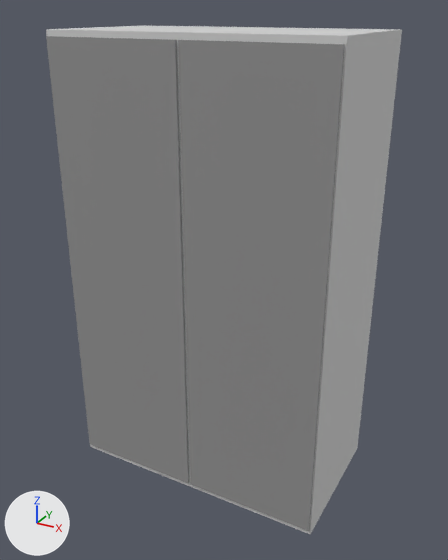
An edit to the glTF model homely/assets/models/eteks-wardrobe.glb, drawn before and after from the same camera.
The view is the same before and after, from a 50 mm camera at (103.2, -187.3, 171.5) aimed at (1.1, -1.7, 78.6). The lights are fixed; the arrows at lower left show +X, +Y and +Z. The first picture is the older version. Where no turn or scale is listed for an object, it has been applied to the vertices. Vertices at exactly the same position are counted once.
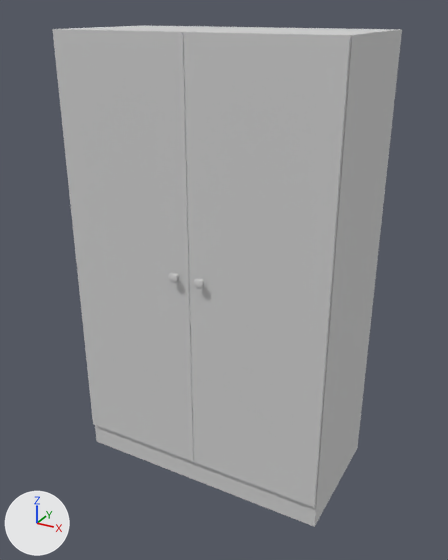
ob_node_0 is not drawn itself; it is the parent of ob_mesh_0.

Diff of the bpy script that builds the scene:
```diff
--- a/homely/assets/models/eteks-wardrobe.glb.py
+++ b/homely/assets/models/eteks-wardrobe.glb.py
@@ me_mesh_0 @@
 # used by ob_mesh_0; parent = ob_node_0; location = (0.0, 0.0, 82.5)
-me_mesh_0.from_pydata(...)  # 8 vertices, 12 faces; spans x -50.0..50.0, y -27.0..27.0, z -82.0..82.0
+me_mesh_0.from_pydata(...)  # 16 vertices, 28 faces; spans x 0.0, y 0.0, z -1.0..1.0
+# me_mesh_0 part 1
+# 16 vertices are added at x 0.0, y 0.0, z -1.0..1.0
+# 28 new faces join them
+# other edits to the shape of me_mesh_0 do not show in these pictures
 me_mesh_0.materials.append(mat_material_0)
@@ me_mesh_5 @@
+me_mesh_5.from_pydata([(50.0, -26.0, 66.0), (50.0, -25.0, 66.0), (0.0, -25.0, 66.0), (0.0, -26.0, 66.0), (50.0, -25.0, -89.0), (50.0, -26.0, -89.0), (0.0, -26.0, -89.0), (0.0, -25.0, -89.0)], [], [(0, 1, 2), (0, 2, 3), (4, 5, 6), (4, 6, 7), (7, 2, 1), (7, 1, 4), (4, 1, 0), (4, 0, 5), (2, 7, 6), (2, 6, 3), (0, 3, 6), (0, 6, 5)])
+me_mesh_5.materials.append(mat_material_0)  # light grey #d3d3d3
@@ me_mesh_4 @@
+me_mesh_4.from_pydata([(0.0, -26.0, 66.0), (0.0, -25.0, 66.0), (-50.0, -25.0, 66.0), (-50.0, -26.0, 66.0), (0.0, -25.0, -89.0), (0.0, -26.0, -89.0), (-50.0, -26.0, -89.0), (-50.0, -25.0, -89.0)], [], [(0, 1, 2), (0, 2, 3), (4, 5, 6), (4, 6, 7), (7, 2, 1), (7, 1, 4), (4, 1, 0), (4, 0, 5), (2, 7, 6), (2, 6, 3), (0, 3, 6), (0, 6, 5)])
+me_mesh_4.materials.append(mat_material_0)  # light grey #d3d3d3
@@ ob_node_0 @@
 ob_node_0 = bpy.data.objects.new('Node_0', None)
-ob_node_0.location = (0.0, 0.0, 0.0)
+ob_node_0.location = (0.0, 2.068, 99.22)
+ob_node_0.scale = (100.0, 100.0, 100.0)
@@ ob_mesh_0 @@
 ob_mesh_0.parent = ob_node_0
-ob_mesh_0.location = (0.0, 0.0, 82.5)
+ob_mesh_0.location = (0.0, 0.0, 0.0)
@@ ob_mesh_1 @@
-ob_mesh_1 = bpy.data.objects.new('Mesh_1', me_mesh_1)
@@ ob_mesh_2 @@
-ob_mesh_2 = bpy.data.objects.new('Mesh_2', me_mesh_2)
@@ ob_sweethome3d_opening_on_hinge_2_handle @@
+ob_sweethome3d_opening_on_hinge_2_handle = bpy.data.objects.new('sweethome3d_opening_on_hinge_2_handle', me_mesh_6)  # 194 vertices, 384 faces; spans x 3.17..6.83, y -29.14..-26.3, z -13.53..-9.87; in mat_material_0 (light grey #d3d3d3)
+ob_sweethome3d_opening_on_hinge_2_handle.location = (0.0, 2.1, 99.2)
@@ ob_sweethome3d_opening_on_hinge_2_door @@
+ob_sweethome3d_opening_on_hinge_2_door = bpy.data.objects.new('sweethome3d_opening_on_hinge_2_door', me_mesh_5)
+ob_sweethome3d_opening_on_hinge_2_door.location = (0.0, 2.1, 99.2)
@@ ob_sweethome3d_opening_on_hinge_1_door @@
+ob_sweethome3d_opening_on_hinge_1_door = bpy.data.objects.new('sweethome3d_opening_on_hinge_1_door', me_mesh_4)
+ob_sweethome3d_opening_on_hinge_1_door.location = (0.0, 2.1, 99.2)
@@ ob_sweethome3d_opening_on_hinge_1_handle @@
+ob_sweethome3d_opening_on_hinge_1_handle = bpy.data.objects.new('sweethome3d_opening_on_hinge_1_handle', me_mesh_3)  # 194 vertices, 384 faces; spans x -6.83..-3.17, y -29.14..-26.3, z -13.53..-9.87; in mat_material_0 (light grey #d3d3d3)
+ob_sweethome3d_opening_on_hinge_1_handle.location = (0.0, 2.1, 99.2)
```

Boxes [x1, y1, x2, y2] around the edits, measured in the pictures (448 x 560 px):
'Mesh_2', deleted
    before: [178, 40, 345, 531]
'sweethome3d_opening_on_hinge_2_door', added
    after: [183, 32, 351, 507]
'Mesh_1', deleted
    before: [46, 36, 189, 483]
'sweethome3d_opening_on_hinge_1_door', added
    after: [53, 29, 194, 462]
'Mesh_0', reshaped, moved, rescaled (6% narrower)
    before: [46, 25, 402, 534]
    after: [69, 25, 402, 527]
'sweethome3d_opening_on_hinge_2_handle', added
    after: [194, 279, 204, 289]
'sweethome3d_opening_on_hinge_1_handle', added
    after: [168, 273, 179, 283]
part 1 of me_mesh_0, added
    after: [69, 25, 402, 527]
